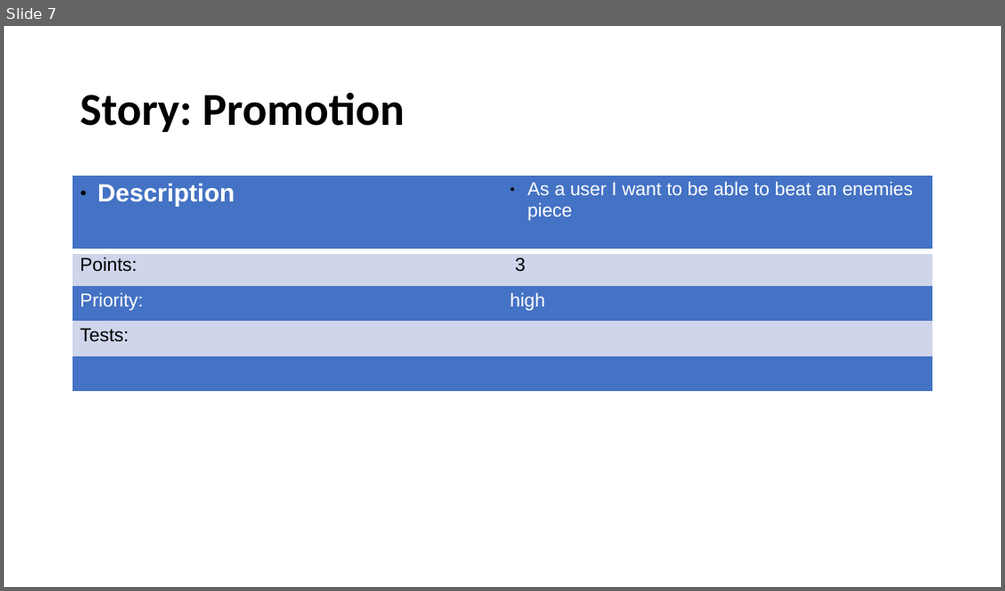
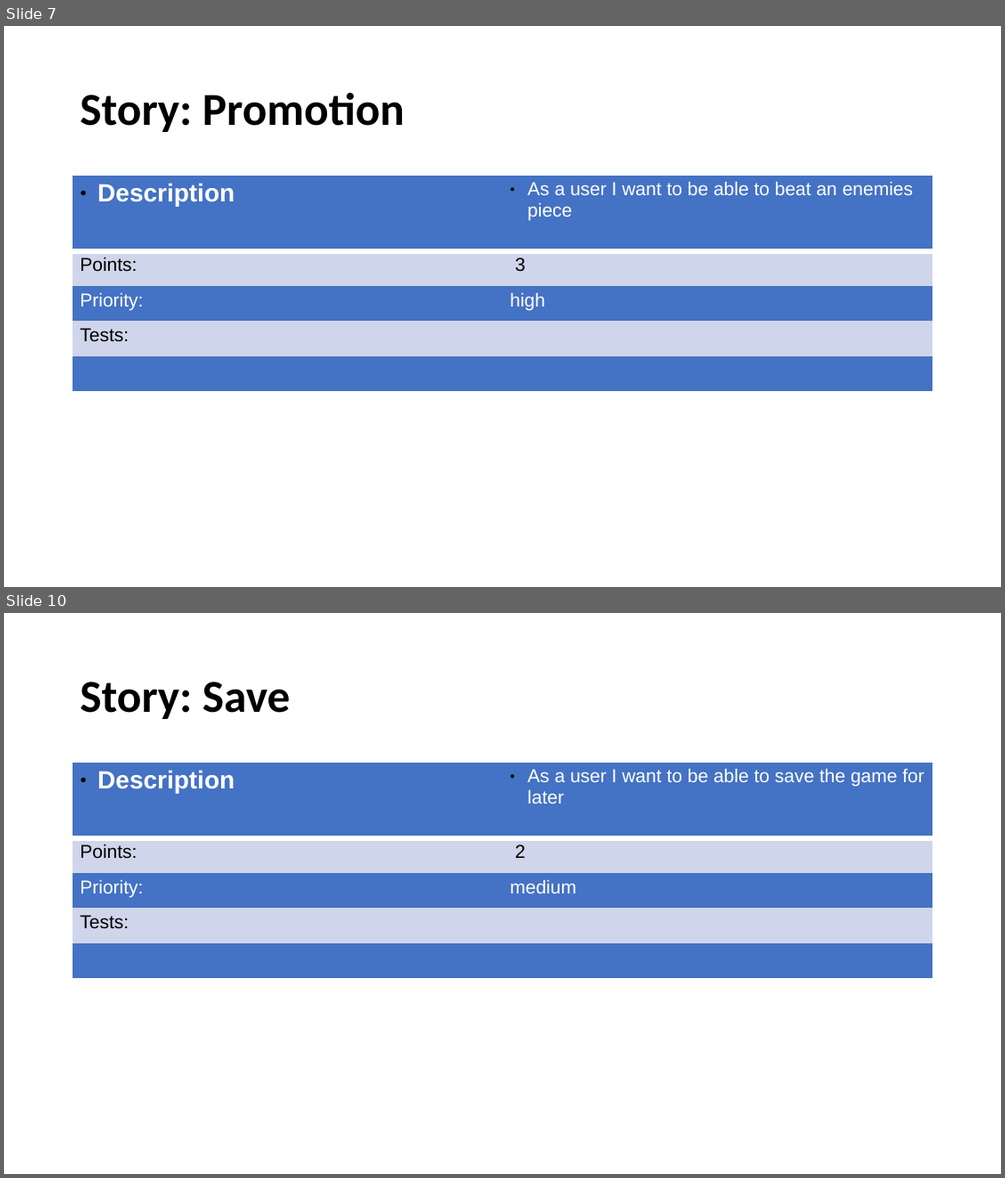
Before and after one commit to nolliebigspin/chess-game, a slide deck: docs/content/storycards/raw/Storycards.odp. Shown one above the other, each under a label of ours: slide 7 before the commit, slides 7 and 10 after it; the slides between them are not shown. The pictures are 1005x591 and 1005x1178 pixels, drawn with LibreOffice and Linux fonts; fonts in the diff are those of the drawing. Boxes give left, top, right and bottom in pixels: in the first picture for what was removed or moved away, otherwise in the second. Text is boxed around its words. In the diff, an @@ line names an element or a change of style, - is before the commit and + after.

Commit message:
update storycards

```diff
--- a/docs/content/storycards/raw/Storycards.odp
+++ b/docs/content/storycards/raw/Storycards.odp
@@ slide 10 added at bbox=[4, 613, 1001, 1174], background #FFFFFF @@
@@ title added at bbox=[80, 682, 291, 719], 44 pt, text #000000, bold @@
+Story: Save
@@ table added at bbox=[73, 763, 933, 976], 5 rows, 2 columns @@
+Description | As a user I want to be able to save the game for later
+Points: | 2
+Priority: | medium
+Tests: | 
+ | 
```
Also in this commit, not shown: 1 slide changed, 9 other slides added.
